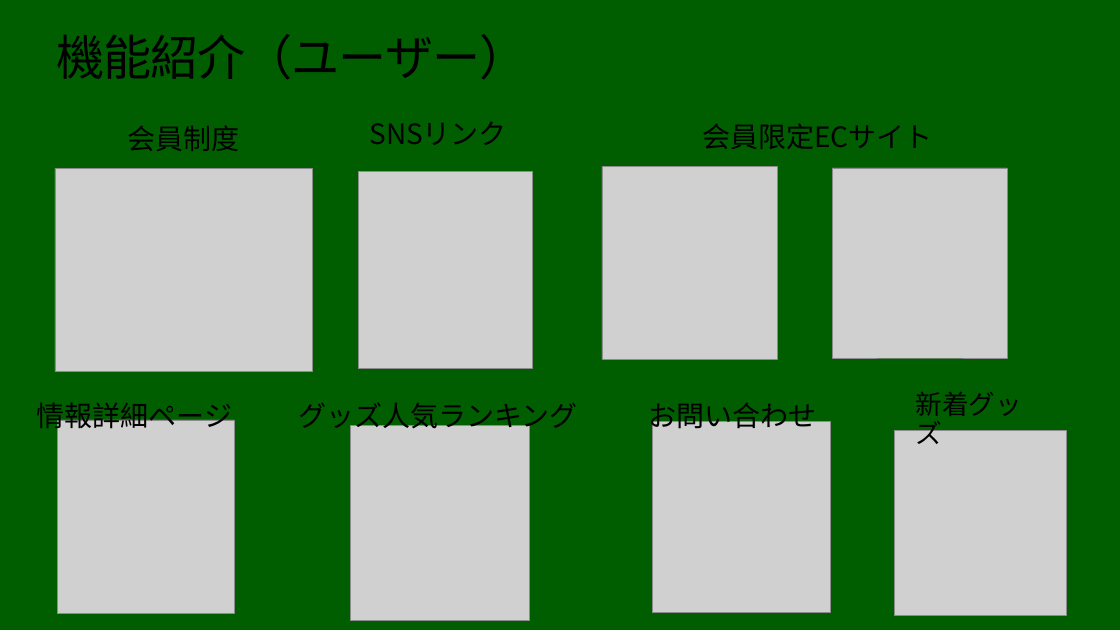
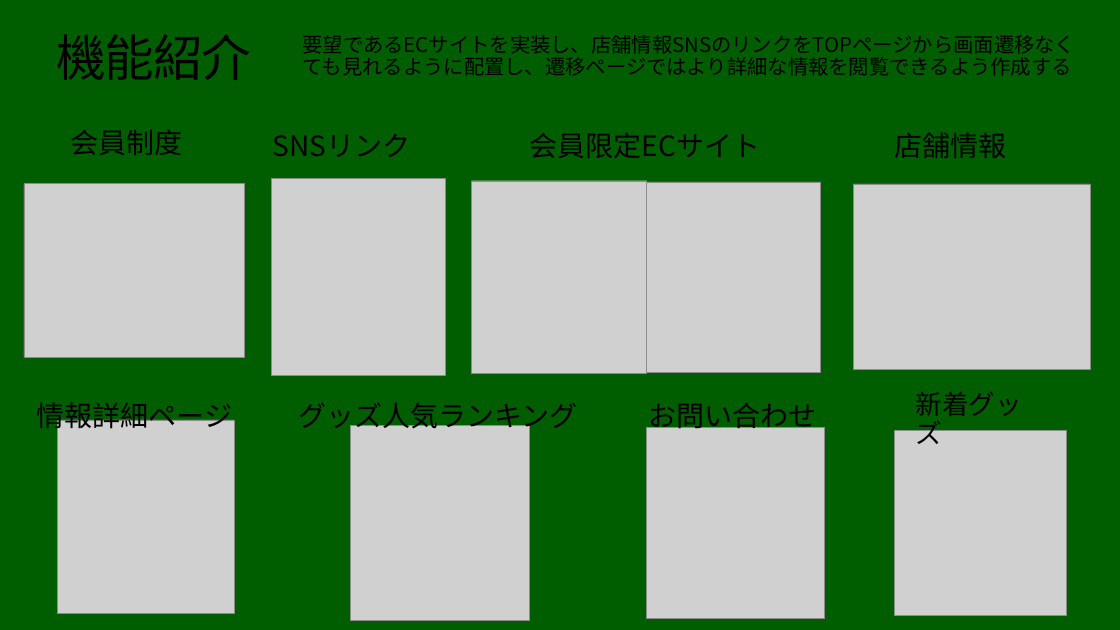
Before and after one commit to PM0705/sotugyouseisaku, a slide deck: slide 4 of 要件定義書.pptx. Drawn at 1120x630 pixels with LibreOffice and Linux fonts; fonts in the diff are those of the drawing; grey boxes stand for pictures; background and template pictures are left out. Boxes give left, top, right and bottom in pixels: in the first picture for what was removed or moved away, otherwise in the second. Text is boxed around its words. In the diff, an @@ line names an element or a change of style, - is before the commit and + after.

```diff
--- a/要件定義書.pptx
+++ b/要件定義書.pptx
@@ title at box(56, 34, 251, 80): text changed; size 82.5 to 85 pt @@
-機能紹介（ユーザー）
+機能紹介
@@ text added at box(303, 35, 1076, 76), 34.8 pt, text #000000 @@
+要望であるECサイトを実装し、店舗情報SNSのリンクをTOPページから画面遷移なくても見れるように配置し、遷移ページではより詳細な情報を閲覧できるよう作成する
@@ text "会員制度": place and size @@
-text "会員制度" at box(127, 125, 239, 151)
+text "会員制度" at box(70, 129, 182, 155)
@@ text "SNSリンク": place and size @@
-text "SNSリンク" at box(369, 122, 507, 145)
+text "SNSリンク" at box(273, 134, 411, 157)
@@ text "会員限定ECサイト": place and size @@
-text "会員限定ECサイト" at box(702, 123, 932, 149)
+text "会員限定ECサイト" at box(530, 132, 760, 158)
@@ text added at box(894, 132, 1006, 158), 48 pt, text #000000 @@
+店舗情報
@@ picture: place and size @@
-picture at box(358, 171, 532, 368)
+picture at box(271, 178, 445, 375)
@@ picture: place and size @@
-picture at box(55, 168, 312, 371)
+picture at box(24, 183, 244, 357)
@@ picture: place and size @@
-picture at box(602, 167, 777, 359)
+picture at box(472, 181, 647, 373)
@@ picture: place and size @@
-picture at box(832, 168, 1007, 358)
+picture at box(646, 182, 820, 372)
@@ picture added at box(853, 184, 1090, 370) @@
@@ picture: place and size @@
-picture at box(652, 421, 830, 613)
+picture at box(646, 427, 824, 619)
```
Also in this commit, not shown: 3 other slides changed.
